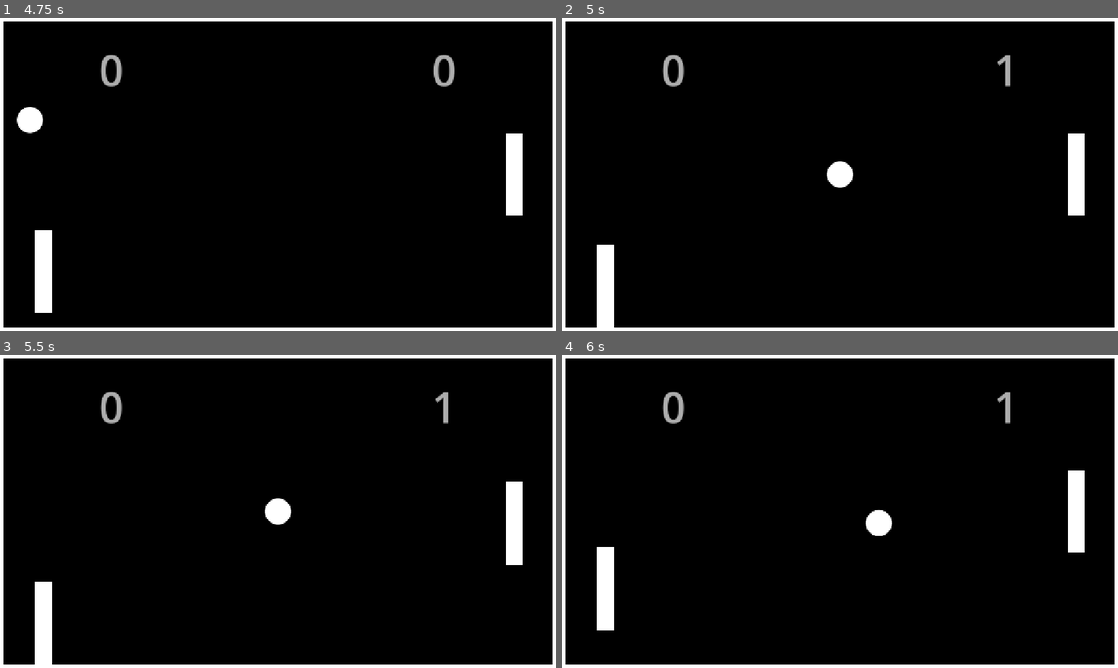
Above: before the commit, frames 1-4 (two rows, left to right).
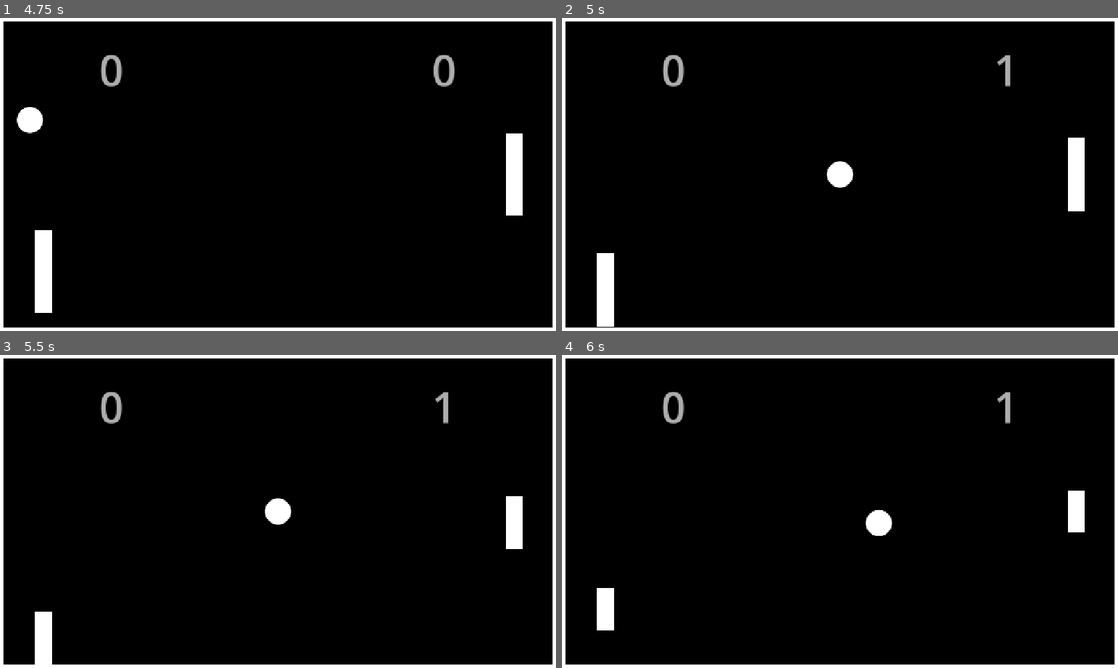
Above: after the commit, the same moments.

Repository: Tassnaz/Pong
Game: Godot game, scene res://Scenes/main.tscn
The game is run twice, just before and just after one commit, with the same random seed, the same clock (stepped at 60 frames per second) and the same inputs.
Inputs:
- Up to frame 1 (4.75 s): tap Enter at 0.5 s; hold W (move_up) 0.53-1.28 s; tap Down (move_down_p2) at 0.6, 2.1, 3.6 s; hold S (move_down) 1.28-2.03 s; tap Up (move_up_p2) at 1.35, 2.85, 4.35 s; hold W (move_up) 2.03-3.53 s; hold S (move_down) from 3.53 s (still down)
- Up to frame 2 (5 s): keep holding S (move_down)
- Up to frame 3 (5.5 s): keep holding S (move_down); tap Down (move_down_p2) at 5.1 s
- Up to frame 4 (6 s): release S (move_down) at 5.78 s; hold W (move_up) from 5.78 s (still down); tap Up (move_up_p2) at 5.85 s

Frame 1 is identical in both runs. In frame 2, 0.2% of the frame differs, in the area x 6-94%, y 36-99%; in frame 3, 0.6%; in frame 4, 0.8%, in the area x 6-94%, y 36-75%.

Commit message:
Add paddle shrink animation
Added a global shrink signal and wired it through the main scene so paddles and the ball shrink together after a reset. This introduces AnimationPlayer-based shrink effects for the left and right paddles, tracks a dynamic half-paddle-height on the ball, and updates the score/reset flow to trigger the new behavior. It also adds folder color metadata in the project settings.

Diff:
--- a/Scenes/ball.tscn
+++ b/Scenes/ball.tscn
@@ -30,6 +30,42 @@
 _data = [Vector2(0, 1), 0.0, 0.0, 0, 0, Vector2(1, 0.39325845), 0.0, 0.0, 0, 0]
 point_count = 2
 
+[sub_resource type="Animation" id="Animation_376qj"]
+length = 0.001
+tracks/0/type = "value"
+tracks/0/imported = false
+tracks/0/enabled = true
+tracks/0/path = NodePath(".:half_paddle_height")
+tracks/0/interp = 1
+tracks/0/loop_wrap = true
+tracks/0/keys = {
+"times": PackedFloat32Array(0),
+"transitions": PackedFloat32Array(1),
+"update": 0,
+"values": [159.0]
+}
+
+[sub_resource type="Animation" id="Animation_yk4cr"]
+resource_name = "half_paddle_height"
+tracks/0/type = "value"
+tracks/0/imported = false
+tracks/0/enabled = true
+tracks/0/path = NodePath(".:half_paddle_height")
+tracks/0/interp = 1
+tracks/0/loop_wrap = true
+tracks/0/keys = {
+"times": PackedFloat32Array(0, 1),
+"transitions": PackedFloat32Array(1, 1),
+"update": 0,
+"values": [159.0, 79.5]
+}
+
+[sub_resource type="AnimationLibrary" id="AnimationLibrary_aw2wy"]
+_data = {
+&"RESET": SubResource("Animation_376qj"),
+&"half_paddle_height": SubResource("Animation_yk4cr")
+}
+
 [node name="Ball" type="CharacterBody2D" unique_id=1595610382]
 script = ExtResource("1_d60mj")
 
@@ -60,7 +96,7 @@
 
 [node name="HitParticles" type="CPUParticles2D" parent="." unique_id=1995685547]
 emitting = false
-amount = 12
+amount = 15
 one_shot = true
 explosiveness = 1.0
 fixed_fps = 60
@@ -69,3 +105,6 @@
 initial_velocity_max = 250.0
 scale_amount_max = 5.0
 scale_amount_curve = SubResource("Curve_7k5wq")
+
+[node name="AnimationPlayer" type="AnimationPlayer" parent="." unique_id=1969317276]
+libraries/ = SubResource("AnimationLibrary_aw2wy")
--- a/Scenes/left_paddle.tscn
+++ b/Scenes/left_paddle.tscn
@@ -6,7 +6,67 @@
 radius = 19.0
 height = 318.0
 
-[node name="Paddle 1" type="CharacterBody2D" unique_id=1094964928]
+[sub_resource type="Animation" id="Animation_ekvtp"]
+length = 0.001
+tracks/0/type = "value"
+tracks/0/imported = false
+tracks/0/enabled = true
+tracks/0/path = NodePath("ColorRect:scale")
+tracks/0/interp = 1
+tracks/0/loop_wrap = true
+tracks/0/keys = {
+"times": PackedFloat32Array(0),
+"transitions": PackedFloat32Array(1),
+"update": 0,
+"values": [Vector2(1, 1)]
+}
+tracks/1/type = "value"
+tracks/1/imported = false
+tracks/1/enabled = true
+tracks/1/path = NodePath("CollisionShape2D:shape:height")
+tracks/1/interp = 1
+tracks/1/loop_wrap = true
+tracks/1/keys = {
+"times": PackedFloat32Array(0),
+"transitions": PackedFloat32Array(1),
+"update": 0,
+"values": [318.0]
+}
+
+[sub_resource type="Animation" id="Animation_8wf74"]
+resource_name = "shrink"
+tracks/0/type = "value"
+tracks/0/imported = false
+tracks/0/enabled = true
+tracks/0/path = NodePath("ColorRect:scale")
+tracks/0/interp = 1
+tracks/0/loop_wrap = true
+tracks/0/keys = {
+"times": PackedFloat32Array(0, 1),
+"transitions": PackedFloat32Array(1, 1),
+"update": 0,
+"values": [Vector2(1, 1), Vector2(1, 0.5)]
+}
+tracks/1/type = "value"
+tracks/1/imported = false
+tracks/1/enabled = true
+tracks/1/path = NodePath("CollisionShape2D:shape:height")
+tracks/1/interp = 1
+tracks/1/loop_wrap = true
+tracks/1/keys = {
+"times": PackedFloat32Array(0, 1),
+"transitions": PackedFloat32Array(1, 1),
+"update": 0,
+"values": [318.0, 159.0]
+}
+
+[sub_resource type="AnimationLibrary" id="AnimationLibrary_kcr0y"]
+_data = {
+&"RESET": SubResource("Animation_ekvtp"),
+&"shrink": SubResource("Animation_8wf74")
+}
+
+[node name="LeftPaddle" type="CharacterBody2D" unique_id=1094964928]
 script = ExtResource("1_msuwi")
 speed = 400.0
 
@@ -15,7 +75,11 @@
 offset_top = -159.0
 offset_right = 20.0
 offset_bottom = 159.0
+pivot_offset = Vector2(20, 159)
 
 [node name="CollisionShape2D" type="CollisionShape2D" parent="." unique_id=162248723]
 shape = SubResource("CapsuleShape2D_4vryq")
 one_way_collision_direction = Vector2(1, 0)
+
+[node name="AnimationPlayer" type="AnimationPlayer" parent="." unique_id=961538309]
+libraries/ = SubResource("AnimationLibrary_kcr0y")
--- a/Scenes/main.tscn
+++ b/Scenes/main.tscn
@@ -37,7 +37,6 @@
 collision_layer = 2
 
 [node name="RightPaddle" parent="." unique_id=1020084141 instance=ExtResource("3_6bp64")]
-modulate = Color(1, 1, 1, 1)
 position = Vector2(1184, 360)
 scale = Vector2(1, 0.6)
 collision_layer = 2
--- a/Scenes/right_paddle.tscn
+++ b/Scenes/right_paddle.tscn
@@ -6,8 +6,67 @@
 radius = 20.0
 height = 318.0
 
-[node name="Paddle 2" type="CharacterBody2D" unique_id=1094964928 groups=["paddle"]]
-modulate = Color(1, 0, 0.39215687, 1)
+[sub_resource type="Animation" id="Animation_vkh4a"]
+length = 0.001
+tracks/0/type = "value"
+tracks/0/imported = false
+tracks/0/enabled = true
+tracks/0/path = NodePath("ColorRect:scale")
+tracks/0/interp = 1
+tracks/0/loop_wrap = true
+tracks/0/keys = {
+"times": PackedFloat32Array(0),
+"transitions": PackedFloat32Array(1),
+"update": 0,
+"values": [Vector2(1, 1)]
+}
+tracks/1/type = "value"
+tracks/1/imported = false
+tracks/1/enabled = true
+tracks/1/path = NodePath("CollisionShape2D:shape:height")
+tracks/1/interp = 1
+tracks/1/loop_wrap = true
+tracks/1/keys = {
+"times": PackedFloat32Array(0),
+"transitions": PackedFloat32Array(1),
+"update": 0,
+"values": [318.0]
+}
+
+[sub_resource type="Animation" id="Animation_73i0b"]
+resource_name = "shrink"
+tracks/0/type = "value"
+tracks/0/imported = false
+tracks/0/enabled = true
+tracks/0/path = NodePath("ColorRect:scale")
+tracks/0/interp = 1
+tracks/0/loop_wrap = true
+tracks/0/keys = {
+"times": PackedFloat32Array(0.0009999999, 1),
+"transitions": PackedFloat32Array(1, 1),
+"update": 0,
+"values": [Vector2(1, 1), Vector2(1, 0.5)]
+}
+tracks/1/type = "value"
+tracks/1/imported = false
+tracks/1/enabled = true
+tracks/1/path = NodePath("CollisionShape2D:shape:height")
+tracks/1/interp = 1
+tracks/1/loop_wrap = true
+tracks/1/keys = {
+"times": PackedFloat32Array(0, 1),
+"transitions": PackedFloat32Array(1, 1),
+"update": 0,
+"values": [318.0, 159.0]
+}
+
+[sub_resource type="AnimationLibrary" id="AnimationLibrary_068uv"]
+_data = {
+&"RESET": SubResource("Animation_vkh4a"),
+&"shrink": SubResource("Animation_73i0b")
+}
+
+[node name="RightPaddle" type="CharacterBody2D" unique_id=1094964928 groups=["paddle"]]
 script = ExtResource("1_mufcy")
 speed = 400.0
 
@@ -16,7 +75,11 @@
 offset_top = -159.0
 offset_right = 20.0
 offset_bottom = 159.0
+pivot_offset = Vector2(20, 159)
 metadata/_edit_use_anchors_ = true
 
 [node name="CollisionShape2D" type="CollisionShape2D" parent="." unique_id=162248723]
 shape = SubResource("CapsuleShape2D_4vryq")
+
+[node name="AnimationPlayer" type="AnimationPlayer" parent="." unique_id=595280750]
+libraries/ = SubResource("AnimationLibrary_068uv")
--- a/Scripts/Global.gd
+++ b/Scripts/Global.gd
@@ -1,6 +1,7 @@
 extends Node
 
 signal changed
+signal shrink
 
 var left_score: int = 0
 var right_score: int = 0
--- a/Scripts/ball.gd
+++ b/Scripts/ball.gd
@@ -3,10 +3,13 @@
 @onready var paddle_hit_sfx: AudioStreamPlayer2D = $PaddleHitSFX
 @onready var wall_hit_sfx: AudioStreamPlayer2D = $WallHitSFX
 @onready var hit_particles: CPUParticles2D = $HitParticles
+@onready var animation_player: AnimationPlayer = $AnimationPlayer
+
 
 
 @export var speed: float = 400.0
 @export var launch_delay: float = 1.0
+@export var half_paddle_height: float = 159.0
 
 func _ready() -> void:
 	launch()
@@ -21,7 +24,7 @@
 			paddle_hit_sfx.play()
 			print ("paddle hit")
 
-			var hit = clamp((global_position.y - collider.global_position.y) / 159.0, -1.0, 1.0)
+			var hit = clamp((global_position.y - collider.global_position.y) / half_paddle_height, -1.0, 1.0)
 			var dir = Vector2(-sign(velocity.x), hit * 0.75).normalized()
 			velocity = dir * speed
 
@@ -45,9 +48,13 @@
 func reset():
 	global_position = get_viewport_rect().size / 2
 	speed = 400
+	Global.shrink.emit()
 	launch()
 
 func spawn_particles(collision):
 	hit_particles.global_position = collision.get_position()
 	hit_particles.rotation = collision.get_normal().angle()
 	hit_particles.restart()
+
+func divide_paddle_height():
+	animation_player.play("half_paddle_height")
--- a/Scripts/left_paddle.gd
+++ b/Scripts/left_paddle.gd
@@ -1,4 +1,6 @@
 extends CharacterBody2D
+
+@onready var animation_player: AnimationPlayer = $AnimationPlayer
 
 @export var speed: float
 
@@ -6,3 +8,6 @@
 		var direction := Input.get_axis("move_up","move_down")
 		velocity = Vector2(0, direction * speed)
 		move_and_slide()
+
+func shrink():
+	animation_player.play("shrink")
--- a/Scripts/main.gd
+++ b/Scripts/main.gd
@@ -1,12 +1,15 @@
 extends Node2D
 
 @onready var ball: CharacterBody2D = $Ball
+@onready var left_paddle: CharacterBody2D = $LeftPaddle
+@onready var right_paddle: CharacterBody2D = $RightPaddle
 @onready var left_score_label: Label = $LeftScoreLabel
 @onready var right_score_label: Label = $RightScoreLabel
 @onready var score_sfx: AudioStreamPlayer = $ScoreSFX
 
 func _ready() -> void:
 	Global.changed.connect(uppdate_labels)
+	Global.shrink.connect(shrink_paddles)
 	uppdate_labels()
 
 func _on_left_goal_body_entered(body: Node2D) -> void:
@@ -24,5 +27,11 @@
 		score_sfx.play()
 
 func uppdate_labels():
+
 	left_score_label.text = str(Global.left_score)
 	right_score_label.text = str(Global.right_score)
+
+func shrink_paddles():
+	left_paddle.shrink()
+	right_paddle.shrink()
+	ball.divide_paddle_height()
--- a/Scripts/right_paddle.gd
+++ b/Scripts/right_paddle.gd
@@ -1,4 +1,6 @@
 extends CharacterBody2D
+
+@onready var animation_player: AnimationPlayer = $AnimationPlayer
 
 @export var speed: float
 
@@ -6,3 +8,6 @@
 		var direction := Input.get_axis("move_up_p2","move_down_p2")
 		velocity = Vector2(0, direction * speed)
 		move_and_slide()
+
+func shrink():
+	animation_player.play("shrink")
--- a/project.godot
+++ b/project.godot
@@ -25,6 +25,15 @@
 window/size/viewport_height=720
 window/stretch/mode="canvas_items"
 window/stretch/aspect="expand"
+
+[file_customization]
+
+folder_colors={
+"res://Assets/": "red",
+"res://SFX/": "green",
+"res://Scenes/": "yellow",
+"res://Scripts/": "blue"
+}
 
 [global_group]
 
